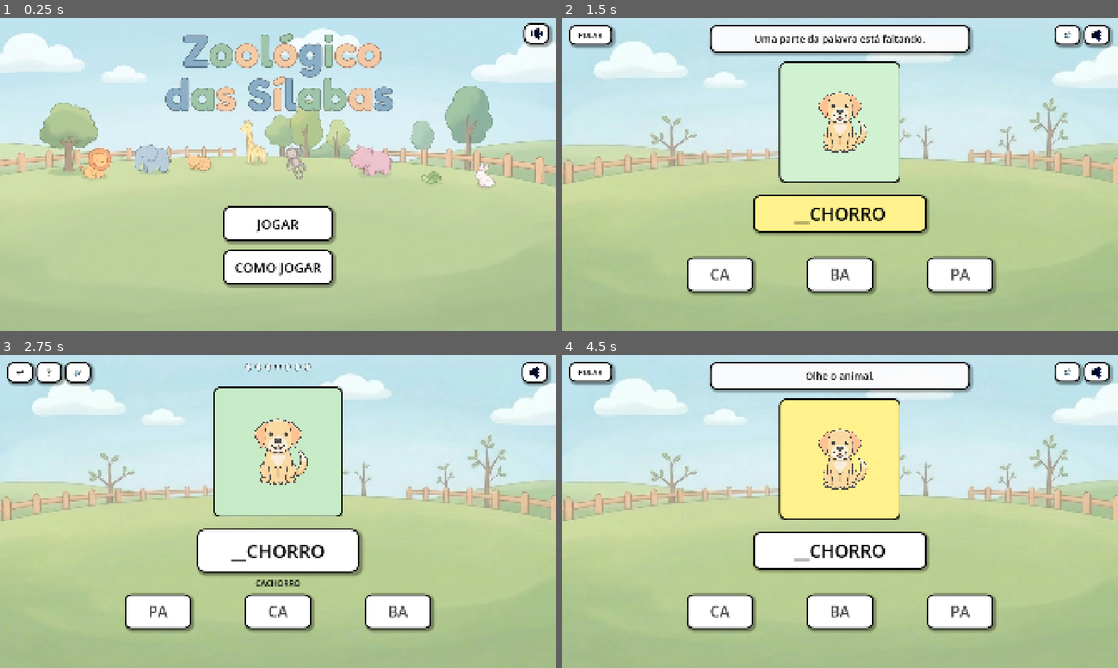
Above: before the commit, frames 1-4 (two rows, left to right).
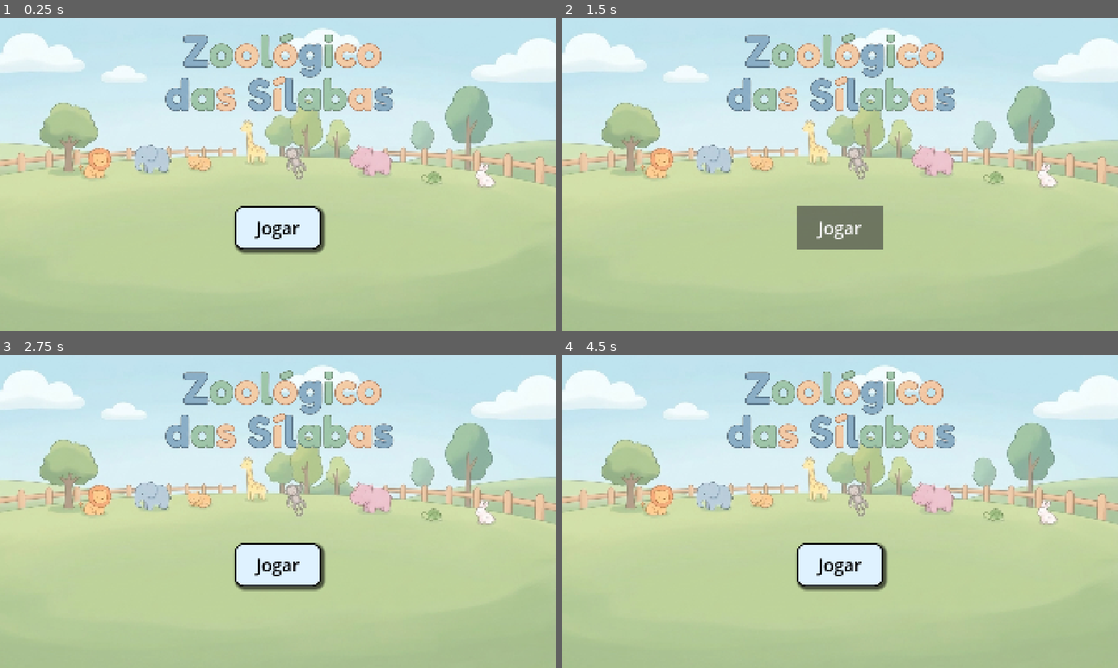
Above: after the commit, the same moments.

Repository: AugustoSalvego/Zoo_Game
Game: Godot game, scene res://scenes/Menu.tscn
Same seed, same stepped clock (60 frames per second), same inputs: the game is played once before the commit and once after it.
Inputs (mouse positions are in pixels of both pictures, inside the frame that each line leads up to):
- Up to frame 1 (0.25 s): no input
- Up to frame 2 (1.5 s): click "JOGAR" (after the commit: "Jogar") at 0.5 s; click (840, 227) at 1.25 s, where only the run after the commit has a clickable "Jogar"
- Up to frame 3 (2.75 s): click (155, 611) at 2 s, where only the run before the commit has a clickable "CA"
- Up to frame 4 (4.5 s): click (584, 373) at 2.75 s, where only the run before the commit has a clickable "↩"; click "JOGAR" (after the commit: "Jogar") at 3.5 s; click (612, 373) at 4.25 s, where only the run before the commit has a clickable "?"

The runs differ from the first frame. In frame 1, 5.4% of the frame differs, in the area x 40-100%, y 1-87%; in frame 2, 35%; in frame 3, 33%; in frame 4, 36%, in the area x 0-100%, y 2-89%.
Error after the commit: Parse Error: Identifier "Audio" not declared in the current scope. (res://scripts/menu.gd:18)

Commit message:
audio: align menu interactions with Marin manifest

Diff:
--- a/scripts/menu.gd
+++ b/scripts/menu.gd
@@ -1,6 +1,5 @@
 extends Control
 
-const AccessibilityAudio = preload("res://scripts/accessibility_audio.gd")
 const SETTINGS_PATH := "user://zoo_settings.cfg"
 const VOLUME_ICON := preload("res://audio/icons/volume.png")
 const MUTED_ICON := preload("res://audio/icons/muted.png")
@@ -12,15 +11,28 @@
 var btn_volume: Button
 var volume_panel: Panel
 var volume_slider: HSlider
+var navegando := false
+
 
 func _ready() -> void:
-	audio = AccessibilityAudio.new()
-	add_child(audio)
+	audio = Audio
 	configurar_botoes_principais()
 	criar_controles_audio()
 
+	# The title is baked into the original background. It is narrated only once
+	# the complete Marin pack exists, avoiding a temporary system-TTS voice.
+	if audio.is_marin_ready():
+		call_deferred("_anunciar_titulo")
+
+
+func _anunciar_titulo() -> void:
+	await get_tree().create_timer(0.18).timeout
+	if not navegando:
+		audio.play_voice("menu_title")
+
+
 func configurar_botoes_principais() -> void:
-	btn_jogar.text = "JOGAR"
+	btn_jogar.text = audio.get_display_text("menu_play", "JOGAR")
 	btn_jogar.set_anchors_preset(Control.PRESET_CENTER)
 	btn_jogar.offset_left = -190
 	btn_jogar.offset_top = 110
@@ -29,10 +41,9 @@
 	estilizar_botao(btn_jogar, 46)
 	conectar_animacao(btn_jogar)
 	btn_jogar.pressed.connect(iniciar_jogo)
-	btn_jogar.mouse_entered.connect(func(): audio.play_voice("menu_play"))
 
 	btn_como_jogar = Button.new()
-	btn_como_jogar.text = "COMO JOGAR"
+	btn_como_jogar.text = audio.get_display_text("menu_how_to_play", "COMO JOGAR")
 	btn_como_jogar.set_anchors_preset(Control.PRESET_CENTER)
 	btn_como_jogar.offset_left = -190
 	btn_como_jogar.offset_top = 260
@@ -41,8 +52,8 @@
 	estilizar_botao(btn_como_jogar, 46)
 	conectar_animacao(btn_como_jogar)
 	btn_como_jogar.pressed.connect(abrir_tutorial)
-	btn_como_jogar.mouse_entered.connect(func(): audio.play_voice("menu_how_to_play"))
 	add_child(btn_como_jogar)
+
 
 func criar_controles_audio() -> void:
 	btn_volume = Button.new()
@@ -55,7 +66,6 @@
 	estilizar_botao_pequeno(btn_volume)
 	atualizar_icone_volume()
 	btn_volume.pressed.connect(toggle_volume_panel)
-	btn_volume.mouse_entered.connect(func(): audio.play_voice("ui_volume"))
 	add_child(btn_volume)
 
 	volume_panel = Panel.new()
@@ -81,33 +91,55 @@
 	volume_slider.value_changed.connect(_on_volume_changed)
 	volume_panel.add_child(volume_slider)
 
+
 func iniciar_jogo() -> void:
-	audio.stop_voice()
+	if navegando:
+		return
+	navegando = true
+	btn_jogar.disabled = true
+	if btn_como_jogar != null:
+		btn_como_jogar.disabled = true
+
+	await audio.speak_and_wait("menu_play", 0.55)
+
 	if tutorial_ja_visto():
 		get_tree().change_scene_to_file("res://scenes/Jogo.tscn")
 	else:
 		get_tree().change_scene_to_file("res://scenes/Tutorial.tscn")
 
+
 func abrir_tutorial() -> void:
-	audio.stop_voice()
+	if navegando:
+		return
+	navegando = true
+	btn_jogar.disabled = true
+	if btn_como_jogar != null:
+		btn_como_jogar.disabled = true
+
+	await audio.speak_and_wait("menu_how_to_play", 0.75)
 	get_tree().change_scene_to_file("res://scenes/Tutorial.tscn")
+
 
 func toggle_volume_panel() -> void:
 	volume_panel.visible = not volume_panel.visible
+
 
 func _on_volume_changed(value: float) -> void:
 	audio.save_master_volume(value)
 	atualizar_icone_volume()
 
+
 func atualizar_icone_volume() -> void:
 	btn_volume.icon = MUTED_ICON if audio.is_muted() else VOLUME_ICON
-	btn_volume.tooltip_text = "Ativar som" if audio.is_muted() else "Controle de volume"
+	btn_volume.tooltip_text = audio.get_display_text("ui_volume", "Volume")
+
 
 func tutorial_ja_visto() -> bool:
 	var config := ConfigFile.new()
 	if config.load(SETTINGS_PATH) != OK:
 		return false
 	return bool(config.get_value("tutorial", "seen", false))
+
 
 func conectar_animacao(botao: Button) -> void:
 	botao.mouse_default_cursor_shape = Control.CURSOR_POINTING_HAND
@@ -115,14 +147,23 @@
 	botao.mouse_entered.connect(func(): animar_escala(botao, Vector2(1.045, 1.045), 0.12))
 	botao.mouse_exited.connect(func(): animar_escala(botao, Vector2.ONE, 0.12))
 	botao.button_down.connect(func(): animar_escala(botao, Vector2(0.97, 0.97), 0.07))
-	botao.button_up.connect(func(): animar_escala(botao, Vector2(1.045, 1.045) if botao.is_hovered() else Vector2.ONE, 0.09))
+	botao.button_up.connect(
+		func():
+			animar_escala(
+				botao,
+				Vector2(1.045, 1.045) if botao.is_hovered() else Vector2.ONE,
+				0.09
+			)
+	)
 	botao.pivot_offset = botao.size / 2.0
+
 
 func animar_escala(botao: Control, alvo: Vector2, duracao: float) -> void:
 	var tween := create_tween()
 	tween.set_trans(Tween.TRANS_QUAD)
 	tween.set_ease(Tween.EASE_OUT)
 	tween.tween_property(botao, "scale", alvo, duracao)
+
 
 func estilizar_botao(botao: Button, tamanho_fonte: int) -> void:
 	botao.add_theme_font_size_override("font_size", tamanho_fonte)
@@ -131,18 +172,22 @@
 	botao.add_theme_color_override("font_pressed_color", Color.BLACK)
 	botao.add_theme_color_override("font_focus_color", Color.BLACK)
 	botao.add_theme_color_override("font_disabled_color", Color(0, 0, 0, 0.68))
+
 	var normal := criar_estilo_botao(Color.WHITE)
 	var hover := criar_estilo_botao(Color(0.94, 0.98, 1.0))
 	var pressed := criar_estilo_botao(Color(0.86, 0.94, 1.0))
 	var disabled := normal.duplicate()
+
 	botao.add_theme_stylebox_override("normal", normal)
 	botao.add_theme_stylebox_override("hover", hover)
 	botao.add_theme_stylebox_override("pressed", pressed)
 	botao.add_theme_stylebox_override("disabled", disabled)
 
+
 func estilizar_botao_pequeno(botao: Button) -> void:
 	estilizar_botao(botao, 26)
 	botao.add_theme_constant_override("icon_max_width", 52)
+
 
 func criar_estilo_botao(cor: Color) -> StyleBoxFlat:
 	var estilo := StyleBoxFlat.new()
@@ -155,6 +200,7 @@
 	estilo.shadow_offset = Vector2(6, 6)
 	return estilo
 
+
 func estilizar_painel(painel: Panel, cor: Color) -> void:
 	var estilo := StyleBoxFlat.new()
 	estilo.bg_color = cor
